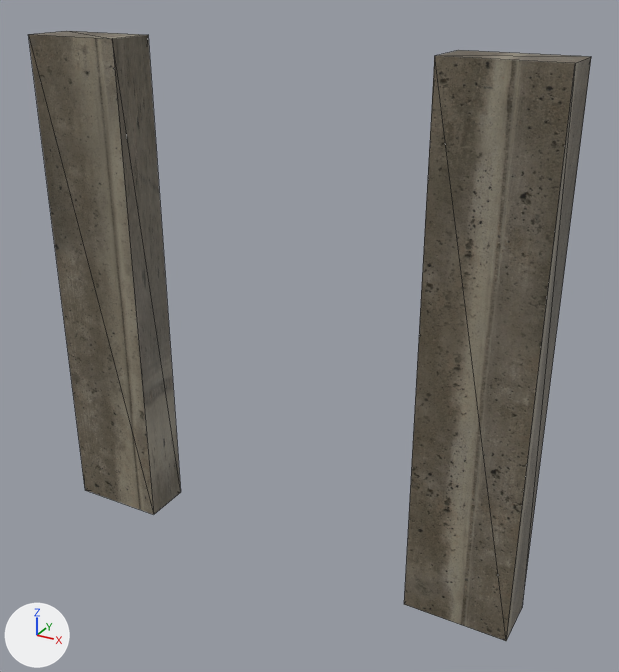
Renders of the glTF model godot/scenes/tiles/door_straight.glb from each side of a commit.
Before and after are seen from a 50 mm camera at (1.53, -1.65, 2.26) aimed at (0.11, 0.94, 0.96). Every picture has the same lights, and +X, +Y and +Z are marked at lower left. The picture after the commit comes second. Mesh edges are drawn as thin lines. Vertices at exactly the same position are counted once.

In view in the first picture: 'door_straight-col'.
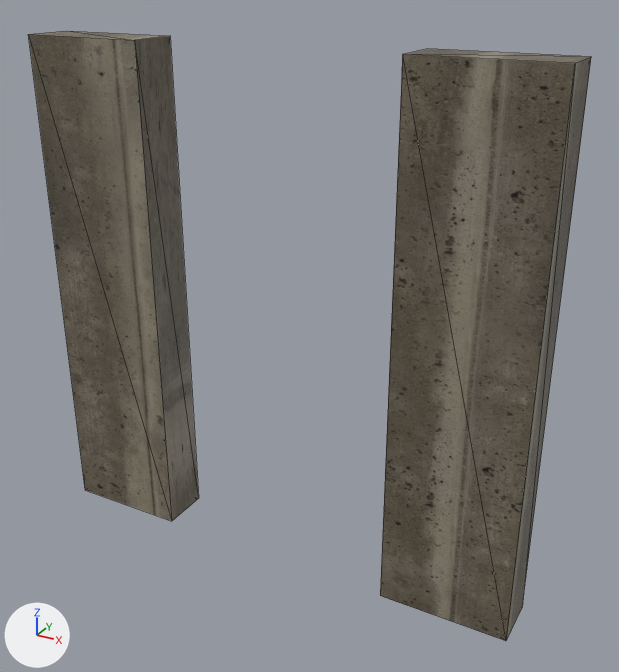
Where the change shows, as pixel boxes (x1, y1, x2, y2) in the pictures (619 x 672 px; the box of a moved part takes in the faces that stretch with it):
part 1 of me_wall_straight_col_004, moved or reshaped: before (404, 50, 589, 641); after (380, 49, 589, 641)
part 2 of me_wall_straight_col_004, moved or reshaped: before (29, 31, 181, 515); after (29, 31, 199, 521)

Patch to the scene script:
```diff
--- a/godot/scenes/tiles/door_straight.glb.py
+++ b/godot/scenes/tiles/door_straight.glb.py
@@ me_wall_straight_col_004 @@
 me_wall_straight_col_004.from_pydata(...)  # 16 vertices, 24 faces; spans x -1.0..1.0, y 0.8..1.0, z 0.0..2.0
 # used by ob_door_straight_col; location = (0.0, 0.0, 0.0)
 # before: 8 (0.6, 1.0, 2.0) at pixel (458, 50), 10 (0.6, 1.0, 0.0), 13 (0.6, 0.8, 2.0) at pixel (434, 55), 15 (0.6, 0.8, 0.0) at pixel (403, 604)
 # before: 9 (-0.6, 1.0, 2.0) at pixel (148, 34), 11 (-0.6, 1.0, 0.0) at pixel (180, 492), 12 (-0.6, 0.8, 2.0) at pixel (112, 38), 14 (-0.6, 0.8, 0.0) at pixel (153, 514)
+# me_wall_straight_col_004 part 1
+for i in [8, 10, 13, 15]: me_wall_straight_col_004.vertices[i].co += Vector((-0.1, 0.0, 0.0))
+# me_wall_straight_col_004 part 2
+for i in [9, 11, 12, 14]: me_wall_straight_col_004.vertices[i].co += Vector((0.1, 0.0, 0.0))
 me_wall_straight_col_004.materials.append(mat_concrete)
```
